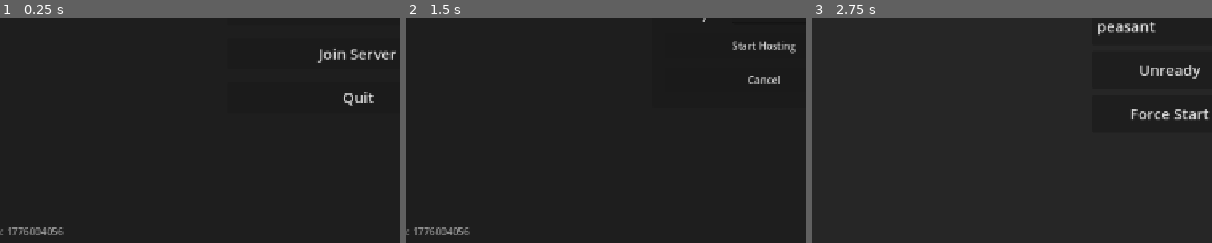
Above: before the commit, frames 1-3 (left to right).
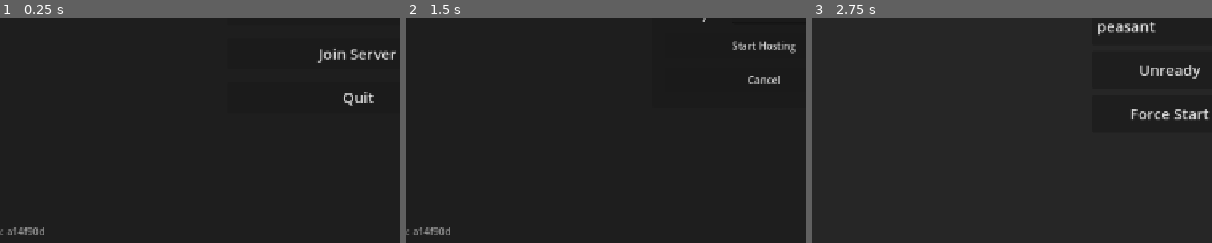
Above: after the commit, the same moments.

Repository: zakanater19/godot-roguetown
Game: Godot game, scene res://scenes/main_menu.tscn
Same seed, same stepped clock (60 frames per second), same inputs: the game is played once before the commit and once after it.
Inputs (mouse positions are % of the whole screen's width and height, from its top left):
- Up to frame 1 (0.25 s): no input
- Up to frame 2 (1.5 s): tap Enter at 0.5 s; move the mouse to (72, 45) at 0.52 s; hold D 0.53-1.25 s; hold Shift 0.53-1.25 s; click (72, 45) at 0.67 s; tap Space at 0.77 s; click "Host Server" at 1.25 s
- Up to frame 3 (2.75 s): click "Start Hosting" at 2 s
The pictures show only the part of the screen within x 5-55%, y 50-100%; the shares and areas given below are measured in that part.

The runs differ from the first frame. In frame 1, 0.3% of the frame differs, in the area x 2-16%, y 92-97%; in frame 2, 0.3%; in frame 3, nothing differs.

Commit message:
little backend clean up plus gold ore/ingot

Diff:
--- /dev/null
+++ b/items/goldingot.tres
@@ -0,0 +1,21 @@
+[gd_resource type="Resource" script_class="ItemData" load_steps=2 format=3]
+
+[ext_resource type="Script" path="res://scripts/defines/item_data.gd" id="1_ging01"]
+
+[resource]
+script = ExtResource("1_ging01")
+item_type = "GoldIngot"
+scene_path = "res://objects/goldingot.tscn"
+sprite_col = -1
+description = "a gold ingot, smelted and gleaming"
+slot = ""
+base_damage = 0
+use_delay = 0.3
+weaponizable = false
+too_large_for_satchel = false
+pickable = true
+has_inventory = false
+inventory_slots = 0
+is_fuel = false
+is_smeltable_ore = false
+hud_texture_path = "res://objects/goldbar.png"
--- /dev/null
+++ b/items/goldore.tres
@@ -0,0 +1,21 @@
+[gd_resource type="Resource" script_class="ItemData" load_steps=2 format=3]
+
+[ext_resource type="Script" path="res://scripts/defines/item_data.gd" id="1_gore01"]
+
+[resource]
+script = ExtResource("1_gore01")
+item_type = "GoldOre"
+scene_path = "res://objects/goldore.tscn"
+sprite_col = -1
+description = "a small lump of gold ore, heavy and dull"
+slot = ""
+base_damage = 0
+use_delay = 0.3
+weaponizable = false
+too_large_for_satchel = false
+pickable = true
+has_inventory = false
+inventory_slots = 0
+is_fuel = false
+is_smeltable_ore = true
+hud_texture_path = "res://objects/goldore.png"
--- a/objects/furnace.gd
+++ b/objects/furnace.gd
@@ -3,11 +3,20 @@
 extends WorldObject
 
 const SMELT_TIME: float = 20.0
+const SMELT_OUTPUTS: Dictionary = {
+	"IronOre": "IronIngot",
+	"GoldOre": "GoldIngot",
+}
+const ORE_LABELS: Dictionary = {
+	"IronOre": "iron ore",
+	"GoldOre": "gold ore",
+}
 
 var is_on: bool = false
 var light_intensity: float = 0.7
 var _coal_count: int = 0
 var _ironore_count: int = 0
+var _ore_item_type: String = ""
 var _fuel_type: String = ""
 var _smelting: bool = false
 
@@ -32,7 +41,7 @@
 	if _coal_count > 0:
 		parts.append("fuel loaded")
 	if _ironore_count > 0:
-		parts.append("iron ore loaded")
+		parts.append(_get_loaded_ore_label() + " loaded")
 	if parts.is_empty():
 		return "a furnace, cold and empty"
 	return "a furnace containing: " + ", ".join(parts)
@@ -77,9 +86,9 @@
 					player._show_inspect_text("already has ore", "")
 				else:
 					if multiplayer.is_server():
-						World.rpc_request_furnace_action(furnace_id, "insert_ore", player.active_hand)
+						World.rpc_request_furnace_action(furnace_id, "insert_ore:" + item_type, player.active_hand)
 					else:
-						World.rpc_request_furnace_action.rpc_id(1, furnace_id, "insert_ore", player.active_hand)
+						World.rpc_request_furnace_action.rpc_id(1, furnace_id, "insert_ore:" + item_type, player.active_hand)
 			else:
 				player._show_inspect_text("that can't be added to the furnace", "")
 		else:
@@ -90,7 +99,7 @@
 				else:
 					World.rpc_request_furnace_action.rpc_id(1, furnace_id, "start_smelt", player.active_hand)
 			else:
-				player._show_inspect_text("needs fuel and iron ore to start", "")
+				player._show_inspect_text("needs fuel and ore to start", "")
 
 	elif event is InputEventMouseButton and event.button_index == MOUSE_BUTTON_RIGHT and event.pressed:
 		get_viewport().set_input_as_handled()
@@ -114,12 +123,14 @@
 			_consume_held(player, hand_idx)
 			if player != null and player._is_local_authority():
 				player._show_inspect_text("fuel added to furnace", "")
-	elif action == "insert_ore":
-		if _ironore_count < 1:
+	elif action.begins_with("insert_ore:"):
+		var ore_item_type := action.get_slice(":", 1)
+		if _ironore_count < 1 and SMELT_OUTPUTS.has(ore_item_type):
 			_ironore_count += 1
+			_ore_item_type = ore_item_type
 			_consume_held(player, hand_idx)
 			if player != null and player._is_local_authority():
-				player._show_inspect_text("iron ore added to furnace", "")
+				player._show_inspect_text(_get_ore_label(ore_item_type) + " added to furnace", "")
 	elif action == "start_smelt":
 		_start_smelting()
 	elif action == "eject":
@@ -159,9 +170,10 @@
 		slot += 1
 		name_idx += 1
 	if _ironore_count > 0 and name_idx < generated_ids.size():
+		var ore_item_type := _get_loaded_ore_type()
 		ObjectSpawnUtils.spawn_item_type(
 			get_parent(),
-			"IronOre",
+			ore_item_type,
 			generated_ids[name_idx],
 			z_level,
 			global_position + drop_offsets[slot % drop_offsets.size()],
@@ -171,6 +183,7 @@
 		name_idx += 1
 	_coal_count = 0
 	_ironore_count = 0
+	_ore_item_type = ""
 	_fuel_type = ""
 	if player != null and player._is_local_authority():
 		player._show_inspect_text("furnace emptied", "")
@@ -187,24 +200,41 @@
 	World.rpc_confirm_furnace_action.rpc(1, World.get_entity_id(self), "finish_smelt", -1, [ingot_id])
 
 func _finish_smelting(generated_names: Array) -> void:
+	var output_item_type := _get_smelt_output_type()
 	_smelting = false
 	is_on = false
 	if _coal_count > 0:
 		_coal_count -= 1
 	if _ironore_count > 0:
 		_ironore_count -= 1
+	if _ironore_count <= 0:
+		_ore_item_type = ""
 	if _coal_count == 0:
 		_fuel_type = ""
 	_set_sprite(false)
-	if generated_names.size() > 0:
+	if generated_names.size() > 0 and not output_item_type.is_empty():
 		ObjectSpawnUtils.spawn_item_type(
 			get_parent(),
-			"IronIngot",
+			output_item_type,
 			generated_names[0],
 			z_level,
 			global_position + Vector2(0, Defs.TILE_SIZE),
 			generated_names[0]
 		)
+
+func _get_loaded_ore_type() -> String:
+	if not _ore_item_type.is_empty():
+		return _ore_item_type
+	return "IronOre" if _ironore_count > 0 else ""
+
+func _get_smelt_output_type() -> String:
+	return String(SMELT_OUTPUTS.get(_get_loaded_ore_type(), ""))
+
+func _get_ore_label(item_type: String) -> String:
+	return String(ORE_LABELS.get(item_type, "ore"))
+
+func _get_loaded_ore_label() -> String:
+	return _get_ore_label(_get_loaded_ore_type())
 
 func _set_sprite(on: bool) -> void:
 	var sprite: Sprite2D = get_node_or_null("Sprite2D")
--- /dev/null
+++ b/objects/goldingot.tscn
@@ -0,0 +1,19 @@
+[gd_scene load_steps=5 format=4]
+
+[ext_resource type="Script" path="res://objects/object_item.gd" id="1_oigd"]
+[ext_resource type="Texture2D" path="res://objects/goldbar.png" id="2_gbartex"]
+[ext_resource type="Resource" path="res://items/goldingot.tres" id="3_itemdata"]
+
+[sub_resource type="RectangleShape2D" id="RectangleShape2D_1"]
+size = Vector2(30, 18)
+
+[node name="GoldIngot" type="Area2D"]
+z_index = 5
+script = ExtResource("1_oigd")
+item_data = ExtResource("3_itemdata")
+
+[node name="Sprite2D" type="Sprite2D" parent="."]
+texture = ExtResource("2_gbartex")
+
+[node name="CollisionShape2D" type="CollisionShape2D" parent="."]
+shape = SubResource("RectangleShape2D_1")
--- /dev/null
+++ b/objects/goldore.tscn
@@ -0,0 +1,19 @@
+[gd_scene load_steps=5 format=4]
+
+[ext_resource type="Script" path="res://objects/object_item.gd" id="1_oigd"]
+[ext_resource type="Texture2D" path="res://objects/goldore.png" id="2_goretex"]
+[ext_resource type="Resource" path="res://items/goldore.tres" id="3_itemdata"]
+
+[sub_resource type="RectangleShape2D" id="RectangleShape2D_1"]
+size = Vector2(24, 24)
+
+[node name="GoldOre" type="Area2D"]
+z_index = 5
+script = ExtResource("1_oigd")
+item_data = ExtResource("3_itemdata")
+
+[node name="Sprite2D" type="Sprite2D" parent="."]
+texture = ExtResource("2_goretex")
+
+[node name="CollisionShape2D" type="CollisionShape2D" parent="."]
+shape = SubResource("RectangleShape2D_1")
--- a/objects/hand_offsets.json
+++ b/objects/hand_offsets.json
@@ -262,7 +262,179 @@
 			"waist_scale": 1.0
 		}
 	},
+	"GoldIngot": {
+		"east": {
+			"left": [
+				-16.0,
+				10.0
+			],
+			"left_flipped": false,
+			"left_rotation": 0.0,
+			"right": [
+				16.0,
+				8.0
+			],
+			"right_flipped": false,
+			"right_rotation": 0.0,
+			"waist": [
+				0.0,
+				4.0
+			],
+			"waist_flipped": false,
+			"waist_rotation": 0.0,
+			"waist_scale": 1.0
+		},
+		"north": {
+			"left": [
+				-20.0,
+				-8.0
+			],
+			"left_flipped": false,
+			"left_rotation": 0.0,
+			"right": [
+				20.0,
+				-10.0
+			],
+			"right_flipped": false,
+			"right_rotation": 0.0,
+			"waist": [
+				-12.0,
+				4.0
+			],
+			"waist_flipped": false,
+			"waist_rotation": 0.0,
+			"waist_scale": 1.0
+		},
+		"south": {
+			"left": [
+				-20.0,
+				10.0
+			],
+			"left_flipped": false,
+			"left_rotation": 0.0,
+			"right": [
+				20.0,
+				8.0
+			],
+			"right_flipped": false,
+			"right_rotation": 0.0,
+			"waist": [
+				12.0,
+				4.0
+			],
+			"waist_flipped": false,
+			"waist_rotation": 0.0,
+			"waist_scale": 1.0
+		},
+		"west": {
+			"left": [
+				16.0,
+				10.0
+			],
+			"left_flipped": false,
+			"left_rotation": 0.0,
+			"right": [
+				-16.0,
+				8.0
+			],
+			"right_flipped": false,
+			"right_rotation": 0.0,
+			"waist": [
+				0.0,
+				4.0
+			],
+			"waist_flipped": false,
+			"waist_rotation": 0.0,
+			"waist_scale": 1.0
+		}
+	},
 	"IronOre": {
+		"east": {
+			"left": [
+				-16.0,
+				10.0
+			],
+			"left_flipped": false,
+			"left_rotation": 0.0,
+			"right": [
+				16.0,
+				8.0
+			],
+			"right_flipped": false,
+			"right_rotation": 0.0,
+			"waist": [
+				0.0,
+				4.0
+			],
+			"waist_flipped": false,
+			"waist_rotation": 0.0,
+			"waist_scale": 1.0
+		},
+		"north": {
+			"left": [
+				-20.0,
+				-8.0
+			],
+			"left_flipped": false,
+			"left_rotation": 0.0,
+			"right": [
+				20.0,
+				-10.0
+			],
+			"right_flipped": false,
+			"right_rotation": 0.0,
+			"waist": [
+				-12.0,
+				4.0
+			],
+			"waist_flipped": false,
+			"waist_rotation": 0.0,
+			"waist_scale": 1.0
+		},
+		"south": {
+			"left": [
+				-20.0,
+				10.0
+			],
+			"left_flipped": false,
+			"left_rotation": 0.0,
+			"right": [
+				20.0,
+				8.0
+			],
+			"right_flipped": false,
+			"right_rotation": 0.0,
+			"waist": [
+				12.0,
+				4.0
+			],
+			"waist_flipped": false,
+			"waist_rotation": 0.0,
+			"waist_scale": 1.0
+		},
+		"west": {
+			"left": [
+				16.0,
+				10.0
+			],
+			"left_flipped": false,
+			"left_rotation": 0.0,
+			"right": [
+				-16.0,
+				8.0
+			],
+			"right_flipped": false,
+			"right_rotation": 0.0,
+			"waist": [
+				0.0,
+				4.0
+			],
+			"waist_flipped": false,
+			"waist_rotation": 0.0,
+			"waist_scale": 1.0
+		}
+	},
+	"GoldOre": {
 		"east": {
 			"left": [
 				-16.0,
--- a/scenes/main.tscn
+++ b/scenes/main.tscn
@@ -29,6 +29,7 @@
 [ext_resource type="PackedScene" uid="uid://clamp001sc" path="res://objects/lamp.tscn" id="30_kq58d"]
 [ext_resource type="PackedScene" uid="uid://chood001sc" path="res://clothing/hood.tscn" id="30_seu75"]
 [ext_resource type="PackedScene" uid="uid://bkvmhw7qt51ly" path="res://objects/coin.tscn" id="31_seu75"]
+[ext_resource type="PackedScene" path="res://objects/goldore.tscn" id="31_tel4y"]
 [ext_resource type="PackedScene" path="res://objects/atm.tscn" id="32_atm"]
 
 [node name="Main" type="Node2D"]
@@ -367,3 +368,7 @@
 [node name="Gate2" parent="." instance=ExtResource("30_fv21b")]
 z_index = 405
 position = Vector2(31648, 11043)
+
+[node name="GoldOre" parent="." instance=ExtResource("31_tel4y")]
+z_index = 402
+position = Vector2(31468, 11835)
--- a/scripts/core/world.gd
+++ b/scripts/core/world.gd
@@ -292,8 +292,8 @@
 func try_move(from: Vector2i, z_level: int, dir: Vector2i) -> Vector2i:
 	return tiles.try_move(from, z_level, dir)
 
-func break_wall(pos: Vector2i, z_level: int, parent: Node, rock_name: String = "", break_floor: Vector2i = Vector2i(9, 0)) -> void:
-	tiles.break_wall(pos, z_level, parent, rock_name, break_floor)
+func break_wall(pos: Vector2i, z_level: int, parent: Node, rock_name: String = "", break_floor: Vector2i = Vector2i(9, 0), drops_data: Array = []) -> void:
+	tiles.break_wall(pos, z_level, parent, rock_name, break_floor, drops_data)
 
 func get_tile_description(source_id: int, atlas_coords: Vector2i) -> String:
 	return tiles.get_tile_description(source_id, atlas_coords)
@@ -397,8 +397,8 @@
 	tiles.handle_rpc_confirm_hit_wall(pos, z_level)
 
 @rpc("authority", "call_local", "reliable")
-func rpc_confirm_break_wall(pos: Vector2i, z_level: int, rock_name: String, break_floor: Vector2i) -> void:
-	tiles.handle_rpc_confirm_break_wall(pos, z_level, rock_name, break_floor)
+func rpc_confirm_break_wall(pos: Vector2i, z_level: int, rock_name: String, break_floor: Vector2i, drops_data: Array) -> void:
+	tiles.handle_rpc_confirm_break_wall(pos, z_level, rock_name, break_floor, drops_data)
 
 @rpc("authority", "call_local", "reliable")
 func rpc_confirm_replace_tile(pos: Vector2i, z_level: int, source_id: int, atlas_coords: Vector2i) -> void:
--- a/scripts/defines/tile_defs.gd
+++ b/scripts/defines/tile_defs.gd
@@ -26,6 +26,7 @@
 #   "break_type"        : String   — BREAK_DEBRIS or BREAK_REPLACE
 #   "break_floor"       : Vector2i — floor tile (source_id 0) placed after breaking
 #   "break_debris"      : String   — scene path for debris object (BREAK_DEBRIS only)
+#   "break_drops"       : Array    — optional probabilistic item drops on break
 #   "material_id"       : String   — MaterialRegistry key that governs tool efficiency
 # }
 #
@@ -56,6 +57,9 @@
 			"break_type"        : "debris",
 			"break_floor"       : Vector2i(9, 0),
 			"break_debris"      : "res://objects/rock.tscn",
+			"break_drops"       : [
+				{"type": "goldore", "chance": 0.025},
+			],
 			"material_id"       : "coarse_rock",
 		},
 		Vector2i(6, 0): {
--- a/scripts/net/game_version.gd
+++ b/scripts/net/game_version.gd
@@ -3,7 +3,7 @@
 
 ## Keep this for executable/binary level compatibility only. Runtime content,
 ## scenes, scripts, and maps are synced via the server bundle hash below.
-const APP_VERSION: String = "1776004056"
+const APP_VERSION: String = "a14f90d"
 
 ## Directories that still support lightweight resource diffs as a fallback when
 ## talking to older servers. Full bundle sync does not depend on this list.
--- a/scripts/net/latejoin_sync.gd
+++ b/scripts/net/latejoin_sync.gd
@@ -135,6 +135,7 @@
 	if "is_on"         in obj: data["is_on"]          = obj.get("is_on")
 	if "_coal_count"   in obj: data["_coal_count"]    = obj.get("_coal_count")
 	if "_ironore_count" in obj: data["_ironore_count"] = obj.get("_ironore_count")
+	if "_ore_item_type" in obj: data["_ore_item_type"] = obj.get("_ore_item_type")
 	if "_fuel_type"    in obj: data["_fuel_type"]     = obj.get("_fuel_type")
 	if "_smelting"     in obj: data["_smelting"]      = obj.get("_smelting")
 	if "contents"      in obj: data["contents"]       = obj.get("contents").duplicate(true)
@@ -210,12 +211,19 @@
 			obj = lj.get_node_or_null(obj_ref)
 		if obj != null:
 			if obj.has_method("set_hits"): obj.call("set_hits", obj_data.get("hits", 0))
+			if obj_data.has("is_on")       and "is_on"         in obj: obj.set("is_on",         obj_data["is_on"])
+			if obj_data.has("_coal_count") and "_coal_count"   in obj: obj.set("_coal_count",   obj_data["_coal_count"])
+			if obj_data.has("_ironore_count") and "_ironore_count" in obj: obj.set("_ironore_count", obj_data["_ironore_count"])
+			if obj_data.has("_ore_item_type") and "_ore_item_type" in obj: obj.set("_ore_item_type", obj_data["_ore_item_type"])
+			if obj_data.has("_fuel_type")  and "_fuel_type"    in obj: obj.set("_fuel_type",    obj_data["_fuel_type"])
+			if obj_data.has("_smelting")   and "_smelting"     in obj: obj.set("_smelting",     obj_data["_smelting"])
 			if obj_data.has("amount")     and "amount"     in obj: obj.set("amount",     obj_data["amount"])
 			if obj_data.has("metal_type") and "metal_type" in obj: obj.set("metal_type", obj_data["metal_type"])
 			if obj_data.has("stored_balance") and obj.has_method("_update_merchant_balance"): obj.call("_update_merchant_balance", int(obj_data["stored_balance"]))
 			if obj_data.has("contents")   and "contents"   in obj: obj.set("contents",   obj_data["contents"].duplicate(true))
 			if obj_data.has("key_id")     and "key_id"     in obj: obj.set("key_id",     obj_data["key_id"])
 			if obj_data.has("is_locked")  and "is_locked"  in obj: obj.set("is_locked",  obj_data["is_locked"])
+			if obj.has_method("_set_sprite") and obj_data.has("is_on"): obj.call("_set_sprite", obj_data["is_on"])
 			if obj.has_method("_update_sprite"): obj.call("_update_sprite")
 		else:
 			missing[obj_ref] = obj_data
@@ -436,6 +444,7 @@
 		if obj_data.has("is_on"):         obj.set("is_on",         obj_data["is_on"])
 		if obj_data.has("_coal_count"):   obj.set("_coal_count",   obj_data["_coal_count"])
 		if obj_data.has("_ironore_count"): obj.set("_ironore_count", obj_data["_ironore_count"])
+		if obj_data.has("_ore_item_type"): obj.set("_ore_item_type", obj_data["_ore_item_type"])
 		if obj_data.has("_fuel_type"):    obj.set("_fuel_type",    obj_data["_fuel_type"])
 		if obj_data.has("_smelting"):     obj.set("_smelting",     obj_data["_smelting"])
 		if obj_data.has("contents") and "contents" in obj:
--- a/scripts/objects/object_spawn_utils.gd
+++ b/scripts/objects/object_spawn_utils.gd
@@ -4,7 +4,9 @@
 const DROP_ITEM_TYPES: Dictionary = {
 	"pebble": "Pebble",
 	"coal": "Coal",
+	"goldore": "GoldOre",
 	"ironore": "IronOre",
+	"goldingot": "GoldIngot",
 	"log": "Log",
 	"ironingot": "IronIngot",
 }
--- a/scripts/ui/trade.gd
+++ b/scripts/ui/trade.gd
@@ -11,6 +11,8 @@
 	"Crown": 100,
 	"Dirk": 12,
 	"Furnace": 25,
+	"GoldIngot": 200,
+	"GoldOre": 20,
 	"Hood": 7,
 	"IronChestplate": 60,
 	"IronHelmet": 45,
@@ -39,6 +41,7 @@
 	"SilverCoin",
 	"GoldCoin",
 	"Crown",
+	"GoldOre",
 	"IronOre",
 	"KingCloak",
 	"Merchantrobe",
--- a/scripts/world/world_tiles.gd
+++ b/scripts/world/world_tiles.gd
@@ -39,7 +39,28 @@
 	if is_solid(next, z_level): return from
 	return next
 
-func break_wall(pos: Vector2i, z_level: int, parent: Node, rock_name: String = "", break_floor: Vector2i = Vector2i(9, 0)) -> void:
+func _build_break_drop_payload(def: Dictionary) -> Array:
+	var payload: Array = []
+	var drop_specs = def.get("break_drops", [])
+	if not (drop_specs is Array):
+		return payload
+
+	for raw_spec in drop_specs:
+		if not (raw_spec is Dictionary):
+			continue
+		var spec: Dictionary = raw_spec
+		var drop_type := String(spec.get("type", ""))
+		var chance := clampf(float(spec.get("chance", 0.0)), 0.0, 1.0)
+		if drop_type.is_empty() or chance <= 0.0:
+			continue
+		if randf() <= chance:
+			payload.append({
+				"type": drop_type,
+				"name": Defs.make_runtime_name("Drop"),
+			})
+	return payload
+
+func break_wall(pos: Vector2i, z_level: int, parent: Node, rock_name: String = "", break_floor: Vector2i = Vector2i(9, 0), drops_data: Array = []) -> void:
 	var tm = world.get_tilemap(z_level)
 	if tm == null: return
 	tm.set_cell(pos, 0, break_floor)
@@ -51,6 +72,19 @@
 		if rock_name != "": rock.name = rock_name
 		rock.position = world.utils.tile_to_pixel(pos)
 		parent.add_child(rock)
+	var center: Vector2 = world.utils.tile_to_pixel(pos)
+	for raw_data in drops_data:
+		if not (raw_data is Dictionary):
+			continue
+		var data: Dictionary = raw_data
+		ObjectSpawnUtils.spawn_drop_with_seed(
+			parent,
+			String(data.get("type", "")),
+			String(data.get("name", "")),
+			z_level,
+			center,
+			Defs.DROP_SPREAD
+		)
 
 func get_tile_description(source_id: int, atlas_coords: Vector2i) -> String:
 	return TileDefs.get_description(source_id, atlas_coords)
@@ -223,7 +257,13 @@
 	if world.tile_hit_counts[attacker.z_level][pos] >= hits_needed:
 		world.tile_hit_counts[attacker.z_level].erase(pos)
 		if def.get("break_type") == TileDefs.BREAK_DEBRIS:
-			world.rpc_confirm_break_wall.rpc(pos, attacker.z_level, "WallRock_" + str(Time.get_ticks_usec()) + "_" + str(randi() % 1000), def["break_floor"])
+			world.rpc_confirm_break_wall.rpc(
+				pos,
+				attacker.z_level,
+				"WallRock_" + str(Time.get_ticks_usec()) + "_" + str(randi() % 1000),
+				def["break_floor"],
+				_build_break_drop_payload(def)
+			)
 		else:
 			world.rpc_confirm_replace_tile.rpc(pos, attacker.z_level, 0, def["break_floor"])
 	else: world.rpc_confirm_hit_wall.rpc(pos, attacker.z_level)
@@ -231,9 +271,9 @@
 func handle_rpc_confirm_hit_wall(pos: Vector2i, z_level: int) -> void:
 	if World.main_scene != null and World.main_scene.has_method("shake_tile"): World.main_scene.shake_tile(pos, z_level)
 
-func handle_rpc_confirm_break_wall(pos: Vector2i, z_level: int, rock_name: String, break_floor: Vector2i) -> void:
+func handle_rpc_confirm_break_wall(pos: Vector2i, z_level: int, rock_name: String, break_floor: Vector2i, drops_data: Array) -> void:
 	if World.main_scene != null:
-		break_wall(pos, z_level, World.main_scene, rock_name, break_floor)
+		break_wall(pos, z_level, World.main_scene, rock_name, break_floor, drops_data)
 		LateJoin.register_tile_change(pos, z_level, 0, break_floor)
 
 func handle_rpc_confirm_replace_tile(pos: Vector2i, z_level: int, source_id: int, atlas_coords: Vector2i) -> void:
Binary file added: objects/goldbar.png
Not shown, added: objects/goldbar.png.import
Binary file added: objects/goldore.png
Not shown, added: objects/goldore.png.import
Not shown: 1 places in scenes/main.tscn that only renumber resources
